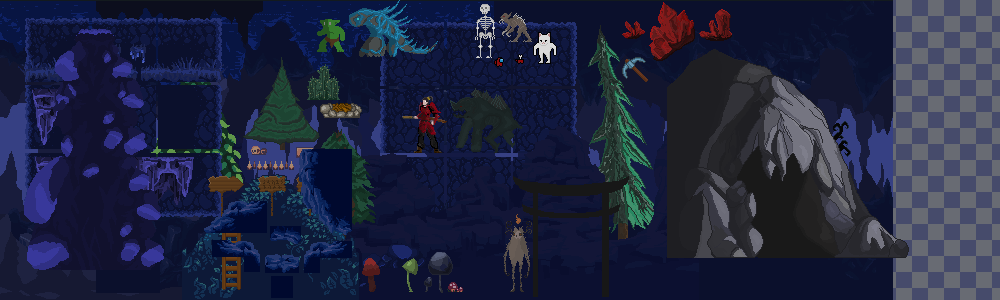
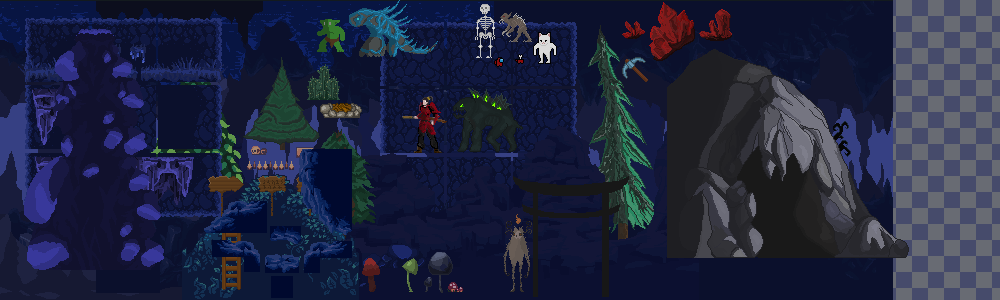
Revision of a layered 1000 × 300 image; what changed, layer by layer:
painted on "Тролль" over (450, 88, 523, 153)
